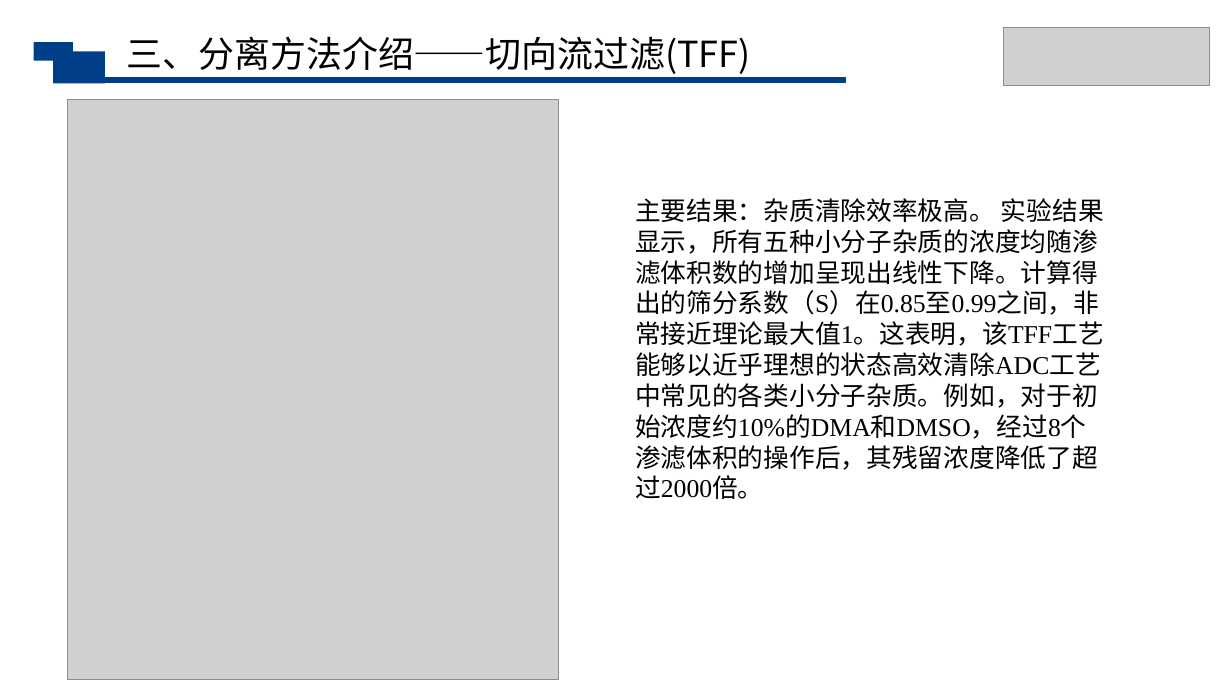
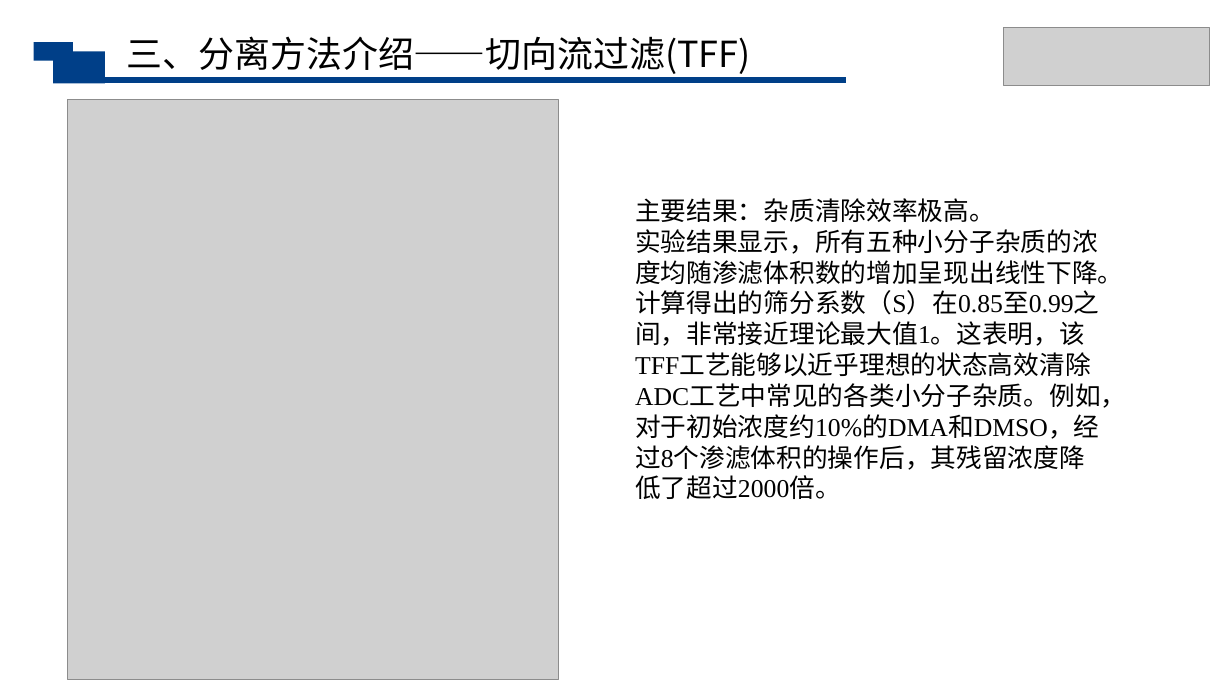
Before and after one commit to Raymon-Lyu/Veterinary-Medicine, a slide deck: slide 13 of 生物分离工程/第十组汇报ppt.pptx. Drawn at 1232x693 pixels with LibreOffice and Linux fonts; fonts in the diff are those of the drawing; grey boxes stand for pictures. Boxes give left, top, right and bottom in pixels: in the first picture for what was removed or moved away, otherwise in the second. Text is boxed around its words. In the diff, an @@ line names an element or a change of style, - is before the commit and + after.

```diff
--- a/生物分离工程/第十组汇报ppt.pptx
+++ b/生物分离工程/第十组汇报ppt.pptx
@@ text at bbox=[635, 198, 1126, 499]: text changed @@
-主要结果：杂质清除效率极高。 实验结果显示，所有五种小分子杂质的浓度均随渗滤体积数的增加呈现出线性下降。计算得出的筛分系数（S）在0.85至0.99之间，非常接近理论最大值1。这表明，该TFF工艺能够以近乎理想的状态高效清除ADC工艺中常见的各类小分子杂质。例如，对于初始浓度约10%的DMA和DMSO，经过8个渗滤体积的操作后，其残留浓度降低了超过2000倍。
+主要结果：杂质清除效率极高。
+实验结果显示，所有五种小分子杂质的浓度均随渗滤体积数的增加呈现出线性下降。计算得出的筛分系数（S）在0.85至0.99之间，非常接近理论最大值1。这表明，该TFF工艺能够以近乎理想的状态高效清除ADC工艺中常见的各类小分子杂质。例如，对于初始浓度约10%的DMA和DMSO，经过8个渗滤体积的操作后，其残留浓度降低了超过2000倍。
```
Also in this commit, not shown: 1 other slide changed.
